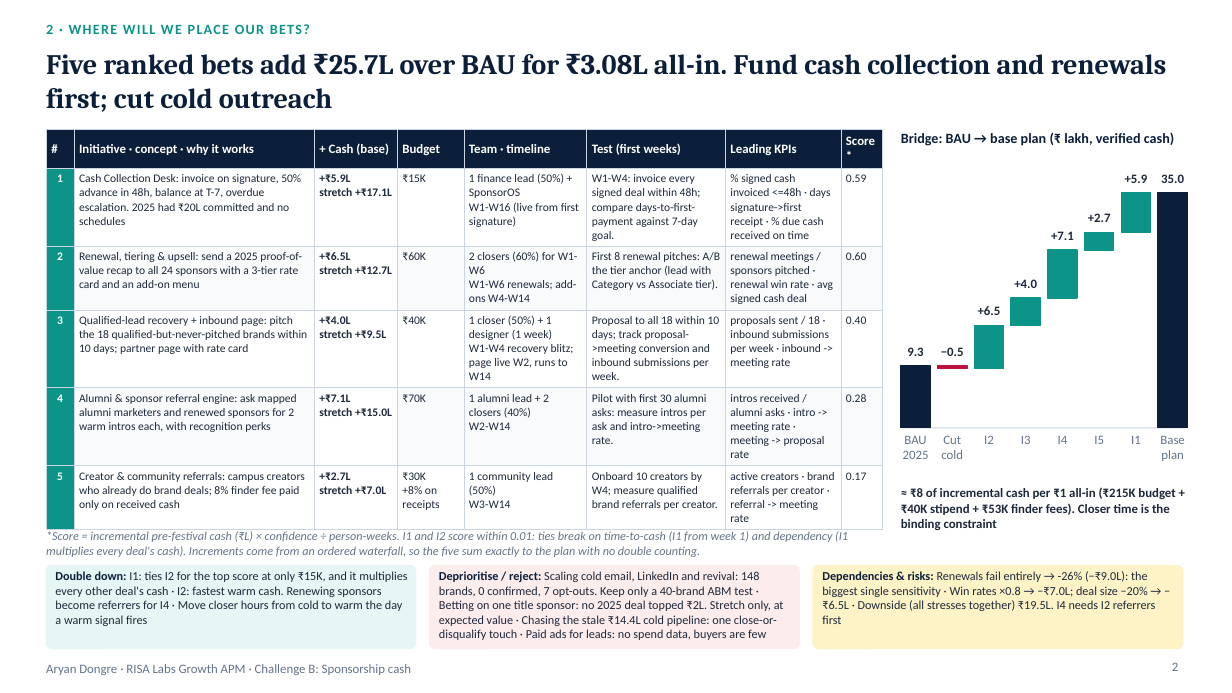
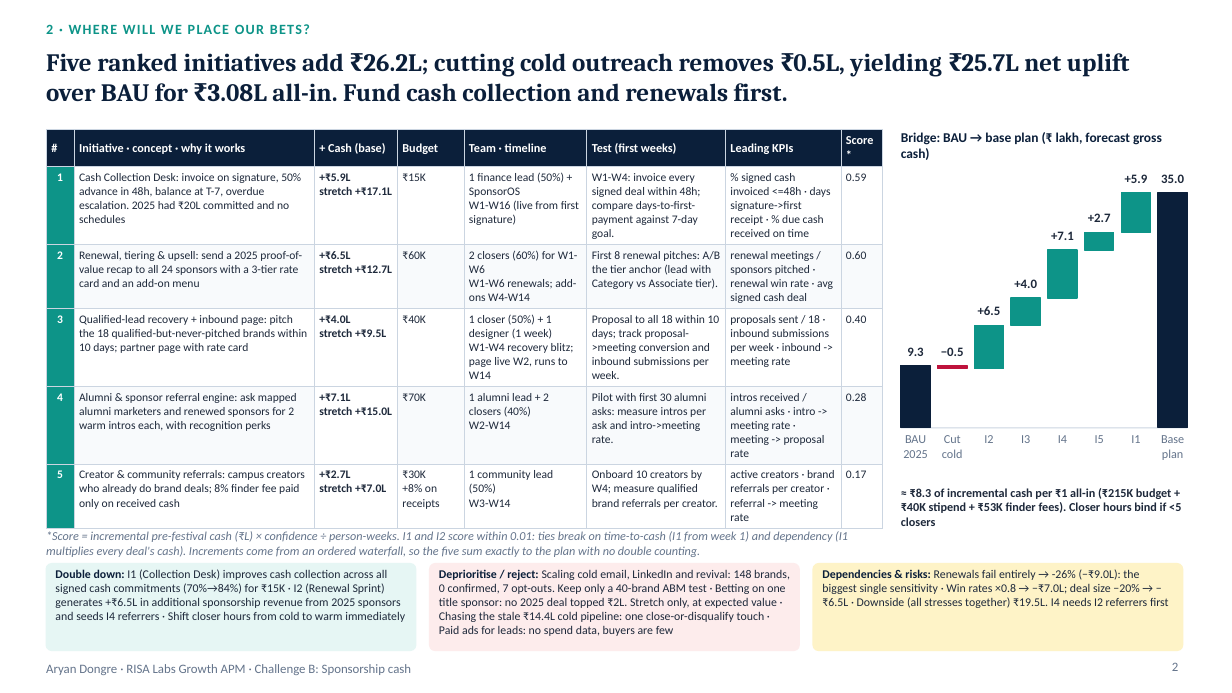
Before and after one commit to aryan2135/sponsoros-risa-growth, a slide deck: slide 2 of deliverables/RISA_Growth_Strategy.pptx. Drawn at 1232x693 pixels with LibreOffice and Linux fonts; fonts in the diff are those of the drawing. Boxes give left, top, right and bottom in pixels: in the first picture for what was removed or moved away, otherwise in the second. Text is boxed around its words. In the diff, an @@ line names an element or a change of style, - is before the commit and + after.

Commit message:
Add final presentation deck (PPTX/PDF), QA report, and live SponsorOS link

```diff
--- a/deliverables/RISA_Growth_Strategy.pptx
+++ b/deliverables/RISA_Growth_Strategy.pptx
@@ text at <box>46,53,1130,102</box>: text changed; size 22 to 19.5 pt @@
-Five ranked bets add ₹25.7L over BAU for ₹3.08L all-in. Fund cash collection and renewals first; cut cold outreach
+Five ranked initiatives add ₹26.2L; cutting cold outreach removes ₹0.5L, yielding ₹25.7L net uplift over BAU for ₹3.08L all-in. Fund cash collection and renewals first.
@@ table at <box>46,129,883,525</box> @@
@@ size 10 to 9.5 pt in "#", "Initiative · concept · why it works", "+ Cash (base)", "Budget" and 4 more places @@
@@ text at <box>901,132,1162,160</box>: text changed; size 11 to 10.5 pt @@
-Bridge: BAU → base plan (₹ lakh, verified cash)
+Bridge: BAU → base plan (₹ lakh, forecast gross cash)
@@ size 10 to 9.5 pt in 7 elements at <box>903,435,928,458</box>, <box>942,435,963,458</box>, <box>984,435,993,443</box>, <box>1058,435,1067,443</box>, <box>1095,435,1104,443</box>, <box>1131,435,1140,443</box>, <box>1161,435,1184,460</box> @@
@@ text at <box>901,488,1181,526</box>: text changed; size 10 to 9.5 pt @@
-≈ ₹8 of incremental cash per ₹1 all-in (₹215K budget + ₹40K stipend + ₹53K finder fees). Closer time is the binding constraint
+≈ ₹8.3 of incremental cash per ₹1 all-in (₹215K budget + ₹40K stipend + ₹53K finder fees). Closer hours bind if <5 closers
@@ text at <box>55,569,405,622</box>: text changed; size 9.5 to 9.2 pt @@
-Double down: I1: ties I2 for the top score at only ₹15K, and it multiplies every other deal's cash · I2: fastest warm cash. Renewing sponsors become referrers for I4 · Move closer hours from cold to warm the day a warm signal fires
+Double down: I1 (Collection Desk) improves cash collection across all signed cash commitments (70%→84%) for ₹15K · I2 (Renewal Sprint) generates +₹6.5L in additional sponsorship revenue from 2025 sponsors and seeds I4 referrers · Shift closer hours from cold to warm immediately
@@ text "Deprioritise / reject: Scaling cold ..." at <box>439,569,790,636</box>: size 9.5 to 9.2 pt @@
@@ proportions changed in 3 elements at <box>46,564,416,651</box>, <box>430,564,799,651</box>, <box>813,564,1183,651</box> @@
@@ text "Dependencies & risks: Renewals fail ..." at <box>822,569,1169,608</box>: size 9.5 to 9.2 pt @@
```
Also in this commit, not shown: 2 other slides changed, 3 other files.
